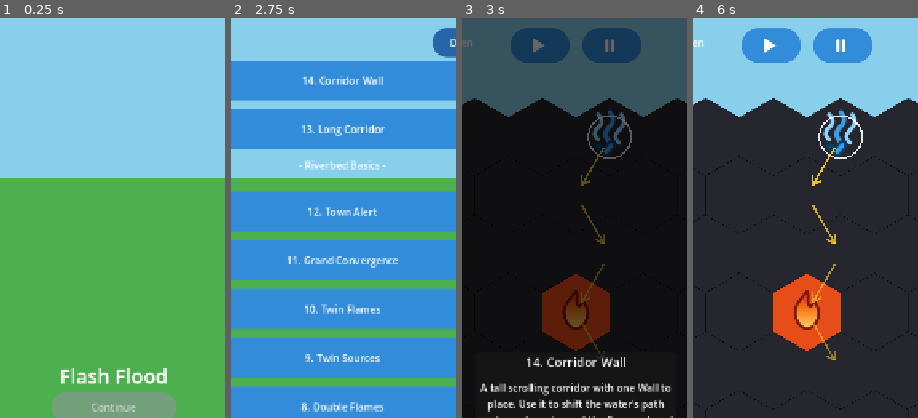
Above: before the commit, frames 1-4 (left to right).
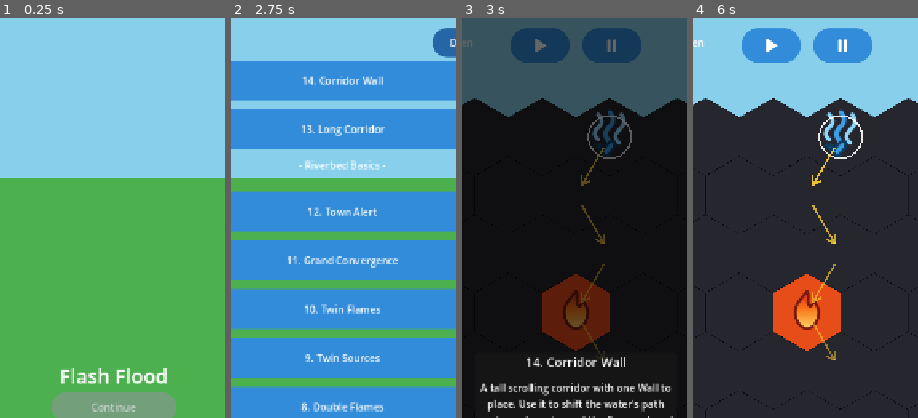
Above: after the commit, the same moments.

Repository: jitternoise/sunny_balcony
Game: Godot game, scene res://scenes/MainMenu.tscn
Two runs of this game, one before a commit and one after it. Both use one fixed random seed, a clock stepped at 60 frames per second and the inputs below.
Inputs (mouse positions are % of the whole screen's width and height, from its top left):
- Up to frame 1 (0.25 s): no input
- Up to frame 2 (2.75 s): click "New Game" at 0.5 s; click "Slot 1 (new game)" at 1.25 s; click "15. Corridor Split" at 2 s
- Up to frame 3 (3 s): click "14. Corridor Wall" at 2.75 s
- Up to frame 4 (6 s): click (42, 3) at 3.5 s; click (42, 3) at 4.25 s; click "Wall (1)" at 5 s; click "Got it" at 5.75 s
The pictures show only the part of the screen within x 25-75%, y 0-50%; the shares and areas given below are measured in that part.

Frames 1-2 are identical in both runs. In frame 3, 0.2% of the frame differs, in the area x 31-69%, y 5-9%; in frame 4, 0.2%.

Commit message:
Make the pause menu buttons icon-only
Resume reuses the play triangle, Retry becomes a circular arrow, and
Level Select becomes a doorway with an arrow leading into it. Both new
glyphs are SVGs in the project's existing icon style. Each button keeps a
tooltip so the action still has a name.

Also centre the icon on every icon-only button: Godot left-aligns button
icons by default, which was invisible on the snug HUD pills but left the
triangle off-centre on the full-width Resume button.

Co-Authored-By: Claude Opus 5 <noreply@anthropic.com>
Claude-Session: https://claude.ai/code/session_01QEBxR8firEGJgpMLQAG7a7

Diff:
--- /dev/null
+++ b/game/assets/icons/ui_exit.svg
@@ -0,0 +1,8 @@
+<svg xmlns="http://www.w3.org/2000/svg" viewBox="0 0 100 100" width="32" height="32">
+  <!-- Pause menu: leave the level (open doorway with an arrow into it). -->
+  <g fill="none" stroke="#ffffff" stroke-width="9" stroke-linecap="round" stroke-linejoin="round">
+    <path d="M54 20 H82 V80 H54"/>
+    <line x1="14" y1="50" x2="34" y2="50"/>
+  </g>
+  <path d="M50 50 L30 36 L30 64 Z" fill="#ffffff"/>
+</svg>
--- /dev/null
+++ b/game/assets/icons/ui_retry.svg
@@ -0,0 +1,5 @@
+<svg xmlns="http://www.w3.org/2000/svg" viewBox="0 0 100 100" width="32" height="32">
+  <!-- Pause menu: retry (circular arrow). White glyph for the blue pills. -->
+  <path d="M50 22 A28 28 0 1 0 78 50" fill="none" stroke="#ffffff" stroke-width="11" stroke-linecap="round"/>
+  <path d="M78 24 L93 49 L63 49 Z" fill="#ffffff"/>
+</svg>
--- a/game/scenes/Level.tscn
+++ b/game/scenes/Level.tscn
@@ -1,9 +1,11 @@
-[gd_scene load_steps=5 format=3]
+[gd_scene load_steps=7 format=3]
 
 [ext_resource type="Script" path="res://scripts/gameplay/Level.gd" id="1"]
 [ext_resource type="Script" path="res://scripts/gameplay/HexBoard.gd" id="2"]
 [ext_resource type="Texture2D" uid="uid://dvjniyu3242vd" path="res://assets/icons/ui_play.svg" id="3"]
 [ext_resource type="Texture2D" uid="uid://cwfw4rp1mc1up" path="res://assets/icons/ui_pause.svg" id="4"]
+[ext_resource type="Texture2D" uid="uid://3g5pox51ih3o" path="res://assets/icons/ui_retry.svg" id="5"]
+[ext_resource type="Texture2D" uid="uid://cqvescchdo1dq" path="res://assets/icons/ui_exit.svg" id="6"]
 
 [node name="Level" type="Node2D"]
 script = ExtResource("1")
@@ -56,6 +58,7 @@
 offset_bottom = 72.0
 tooltip_text = "Start"
 icon = ExtResource("3")
+icon_alignment = 1
 
 [node name="PauseButton" type="Button" parent="UI/HUD"]
 layout_mode = 1
@@ -66,6 +69,7 @@
 offset_bottom = 72.0
 tooltip_text = "Pause"
 icon = ExtResource("4")
+icon_alignment = 1
 
 [node name="BackButton" type="Button" parent="UI/HUD"]
 layout_mode = 1
@@ -266,8 +270,10 @@
 
 [node name="ResumeButton" type="Button" parent="UI/PausePanel/Center/Panel/VBox"]
 layout_mode = 2
-custom_minimum_size = Vector2(0, 40)
-text = "Resume"
+custom_minimum_size = Vector2(0, 56)
+tooltip_text = "Resume"
+icon = ExtResource("3")
+icon_alignment = 1
 
 [node name="ButtonRow" type="HBoxContainer" parent="UI/PausePanel/Center/Panel/VBox"]
 layout_mode = 2
@@ -276,10 +282,14 @@
 
 [node name="RetryButton" type="Button" parent="UI/PausePanel/Center/Panel/VBox/ButtonRow"]
 layout_mode = 2
-custom_minimum_size = Vector2(100, 40)
-text = "Retry"
+custom_minimum_size = Vector2(104, 56)
+tooltip_text = "Retry"
+icon = ExtResource("5")
+icon_alignment = 1
 
 [node name="LevelSelectButton" type="Button" parent="UI/PausePanel/Center/Panel/VBox/ButtonRow"]
 layout_mode = 2
-custom_minimum_size = Vector2(130, 40)
-text = "Level Select"
+custom_minimum_size = Vector2(104, 56)
+tooltip_text = "Level Select"
+icon = ExtResource("6")
+icon_alignment = 1
--- a/game/tests/SmokeLevel.gd
+++ b/game/tests/SmokeLevel.gd
@@ -48,6 +48,10 @@
 	# only Retry.
 	pause_button.pressed.emit()
 	_check(pause_panel.visible, "pause menu opens before Start")
+	for entry in [["ResumeButton", "Resume"], ["ButtonRow/RetryButton", "Retry"], ["ButtonRow/LevelSelectButton", "Level Select"]]:
+		var b: Button = level.get_node("UI/PausePanel/Center/Panel/VBox/%s" % entry[0])
+		_check(b.icon != null and b.text == "", "pause menu %s is icon-only" % entry[1])
+		_check(b.tooltip_text == entry[1], "pause menu %s keeps a tooltip" % entry[1])
 	level.get_node("UI/PausePanel/Center/Panel/VBox/ResumeButton").pressed.emit()
 	_check(not pause_panel.visible, "pause menu closes again before Start")
 
Not shown, added: game/assets/icons/ui_exit.svg.import
Not shown, added: game/assets/icons/ui_retry.svg.import
